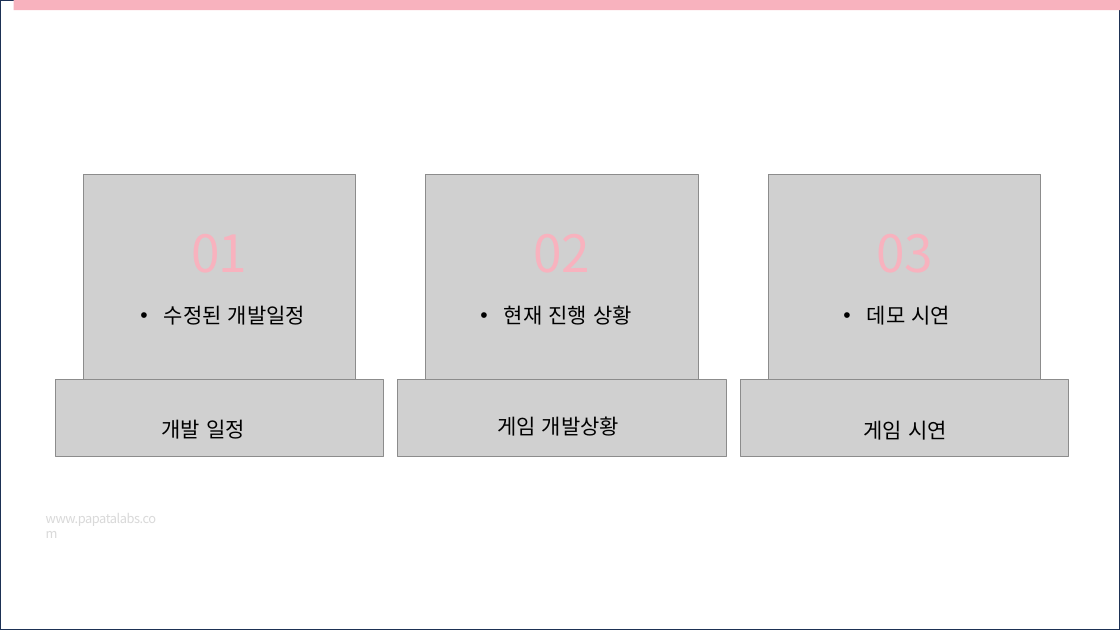
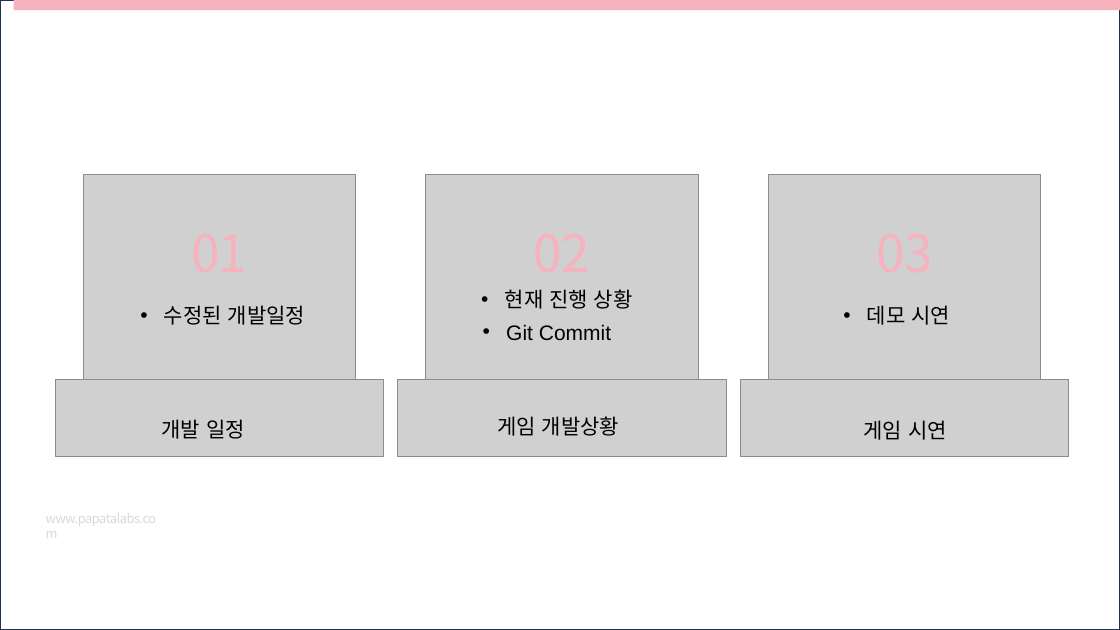
Before and after one commit to jjuncode/2DTermProj, a slide deck: slide 2 of 2d겜플 2차 발표자료_2022184033장준혁.pptx. Drawn at 1120x630 pixels with LibreOffice and Linux fonts; fonts in the diff are those of the drawing; grey boxes stand for pictures. Boxes give left, top, right and bottom in pixels: in the first picture for what was removed or moved away, otherwise in the second. Text is boxed around its words. In the diff, an @@ line names an element or a change of style, - is before the commit and + after.

```diff
--- a/2d겜플 2차 발표자료_2022184033장준혁.pptx
+++ b/2d겜플 2차 발표자료_2022184033장준혁.pptx
@@ text "현재 진행 상황": place and size @@
-text "현재 진행 상황" at [504, 305, 632, 325]
+text "현재 진행 상황" at [505, 289, 633, 309]
@@ text added at [506, 324, 611, 340], 18 pt, text #000000 @@
+• Git Commit
```
Also in this commit, not shown: 9 slides added.
